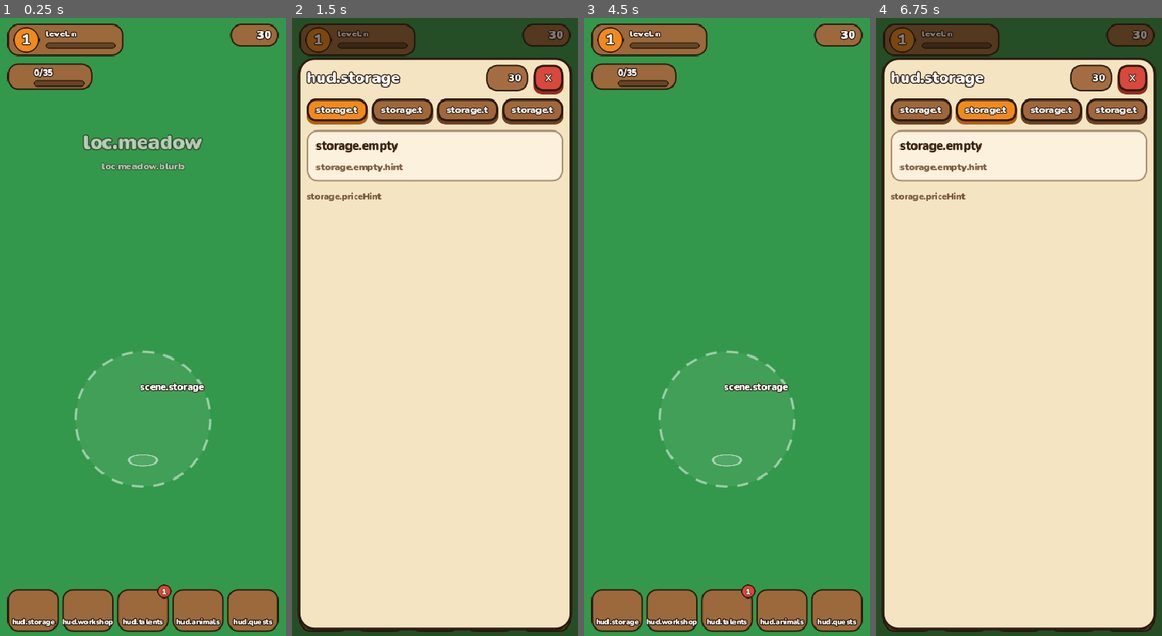
Above: before the commit, frames 1-4 (left to right).
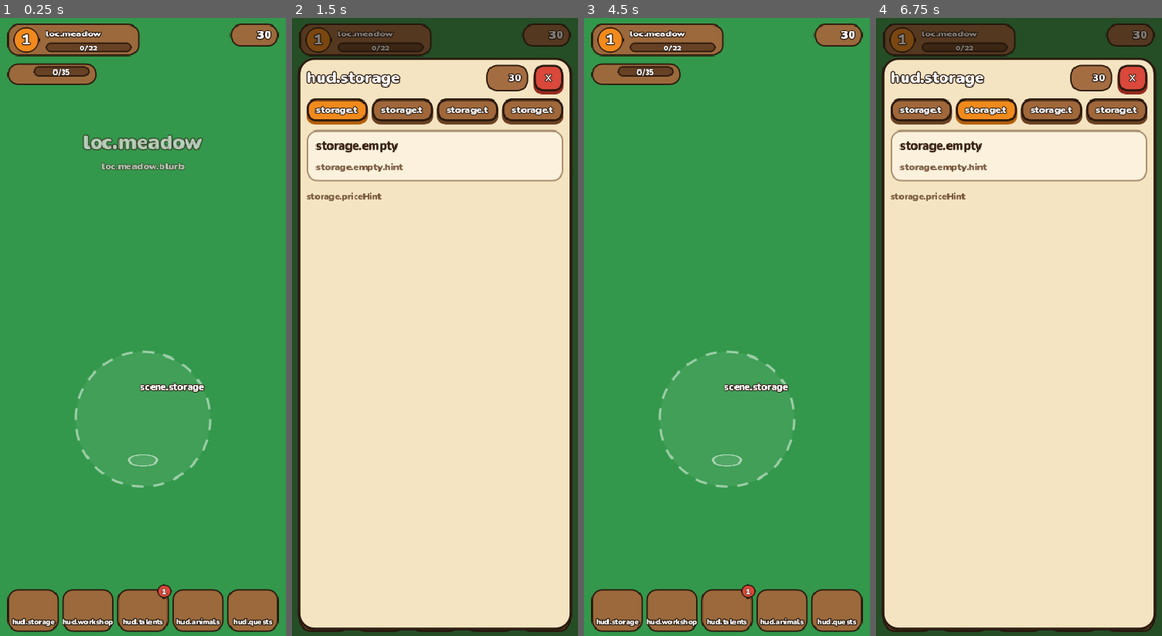
Above: after the commit, the same moments.

Repository: BaturinIgor/GameFarm
Game: Godot game, scene res://scenes/main.tscn
Two runs of this game, one before a commit and one after it. Both use one fixed random seed, a clock stepped at 60 frames per second and the inputs below.
Inputs (mouse positions are in pixels of both pictures, inside the frame that each line leads up to):
- Up to frame 1 (0.25 s): no input
- Up to frame 2 (1.5 s): click (326, 611) at 0.52 s; click (380, 611) at 1.27 s
- Up to frame 3 (4.5 s): click (727, 611) at 2.02 s; click (781, 611) at 2.77 s; click (835, 611) at 3.52 s; click "✕" at 4.25 s
- Up to frame 4 (6.75 s): click (910, 611) at 5.02 s; click "storage.tab.materials" at 5.75 s; click "storage.tab.food" at 6.5 s

The runs differ from the first frame. In frame 1, 1.6% of the frame differs, in the area x 2-49%, y 0-12%; in frame 2, 0.6%; in frame 3, 1.6%; in frame 4, 0.6%.

Commit message:
Godot HUD: location name, XP and backpack labels on bars; release only from main
Co-Authored-By: Claude Opus 5.5 <noreply@anthropic.com>
Claude-Session: https://claude.ai/code/session_01KB9UT2PnJvNq3jxcqRz319

Diff:
--- a/godot/scripts/ui/hud.gd
+++ b/godot/scripts/ui/hud.gd
@@ -26,7 +26,6 @@
 var _level_name: Label
 var _xp_bar: ProgressBar
 var _coins_label: Label
-var _pack_label: Label
 var _pack_bar: ProgressBar
 var _toasts := VBoxContainer.new()
 var _banner := VBoxContainer.new()
@@ -92,8 +91,10 @@
 	col.add_theme_constant_override("separation", 2)
 	row.add_child(col)
 	_level_name = UiKit.title("", 13)
+	_level_name.custom_minimum_size = Vector2(118, 0)
+	_level_name.clip_text = true
 	col.add_child(_level_name)
-	_xp_bar = _bar(Color("f7c948"))
+	_xp_bar = UiKit.bar(0.0, "gold", 118, 14, " ")
 	col.add_child(_xp_bar)
 
 	# Рюкзак под уровнем
@@ -109,9 +110,8 @@
 	var pcol := VBoxContainer.new()
 	pcol.add_theme_constant_override("separation", 1)
 	prow.add_child(pcol)
-	_pack_label = UiKit.title("0/0", 12)
-	pcol.add_child(_pack_label)
-	_pack_bar = _bar(Color("8bd45a"), 70)
+	_pack_bar = UiKit.bar(0.0, "green", 76, 14, " ")
+	_pack_bar.size_flags_vertical = Control.SIZE_SHRINK_CENTER
 	pcol.add_child(_pack_bar)
 
 	# Монеты справа
@@ -130,22 +130,6 @@
 	crow.add_child(UiKit.icon("coins", 22))
 	_coins_label = UiKit.title("0", 16)
 	crow.add_child(_coins_label)
-
-
-func _bar(color: Color, width := 96.0) -> ProgressBar:
-	var b := ProgressBar.new()
-	b.custom_minimum_size = Vector2(width, 9)
-	b.show_percentage = false
-	b.max_value = 1.0
-	b.step = 0.0
-	var bg := UiKit.box(Color(0, 0, 0, 0.35), UiKit.OUTLINE, 5, 1, false)
-	bg.set_content_margin_all(0)
-	var fill := UiKit.box(color, Color(0, 0, 0, 0), 5, 0, false)
-	fill.set_content_margin_all(0)
-	b.add_theme_stylebox_override("background", bg)
-	b.add_theme_stylebox_override("fill", fill)
-	b.mouse_filter = Control.MOUSE_FILTER_IGNORE
-	return b
 
 
 func _build_bottom() -> void:
@@ -306,12 +290,17 @@
 
 func _refresh_values() -> void:
 	_level_label.text = str(Game.level)
-	_level_name.text = L.t("level.n", [Game.level])
+	_level_name.text = Locations.name_of(Game.current)
 	_xp_bar.value = Game.level_progress
+	(_xp_bar.get_child(0) as Label).text = L.t("level.max") if Game.level >= Game.MAX_LEVEL \
+		else "%s/%s" % [Fmt.n(int(Game.save["xp"])), Fmt.n(Game.xp_needed)]
 	_coins_label.text = Fmt.n(int(Game.save["coins"]))
 	var cap := Game.stats.capacity
-	_pack_label.text = "%d/%d" % [Game.backpack_count, cap]
-	_pack_bar.value = float(Game.backpack_count) / float(maxi(1, cap))
+	var fraction := minf(1.0, float(Game.backpack_count) / float(maxi(1, cap)))
+	_pack_bar.value = fraction
+	(_pack_bar.get_child(0) as Label).text = "%d/%d" % [Game.backpack_count, cap]
+	var tone := "red" if fraction >= 1.0 else ("orange" if fraction > 0.8 else "green")
+	(_pack_bar.get_theme_stylebox("fill") as StyleBoxFlat).bg_color = UiKit.TONES[tone][1]
 	_update_badges()
 
 
